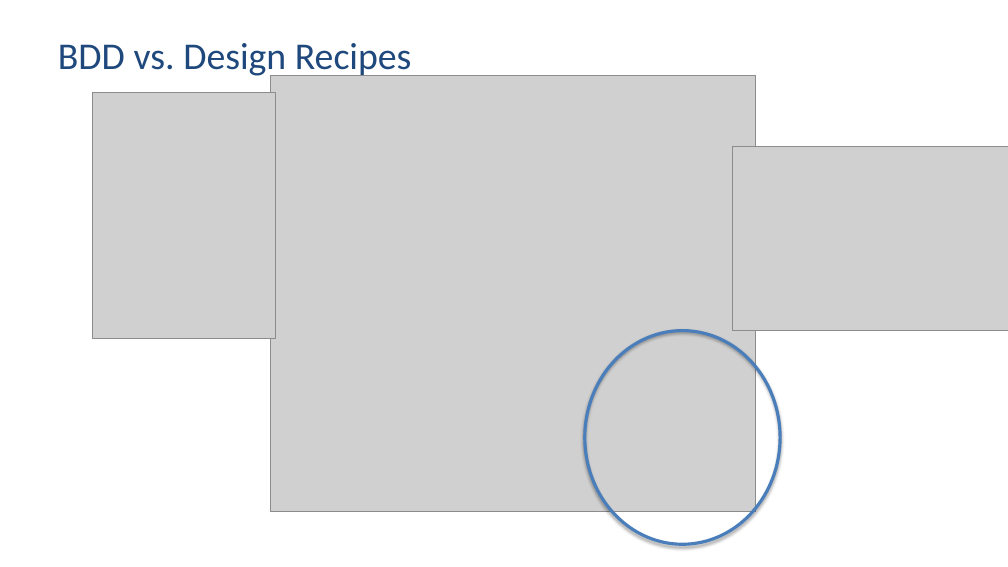
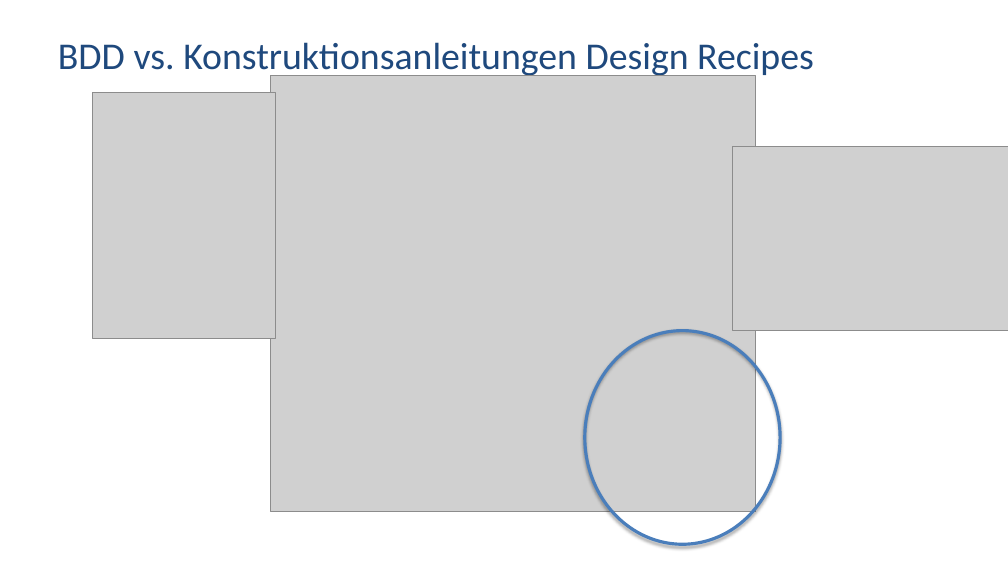
Before and after one commit to active-group/tutorialtag-2024-ddd-fp, a slide deck: slide 8 of ddd-fp.pptx (slide 7 before the commit). Drawn at 1008x567 pixels with LibreOffice and Linux fonts; fonts in the diff are those of the drawing; grey boxes stand for pictures. Boxes give left, top, right and bottom in pixels: in the first picture for what was removed or moved away, otherwise in the second. Text is boxed around its words. In the diff, an @@ line names an element or a change of style, - is before the commit and + after.

```diff
--- a/ddd-fp.pptx
+++ b/ddd-fp.pptx
@@ title at box(58, 42, 814, 79): text changed @@
-BDD vs. Design Recipes
+BDD vs. Konstruktionsanleitungen Design Recipes
```
Also in this commit, not shown: 8 other slides changed, 2 slides added, 1 slide removed.
